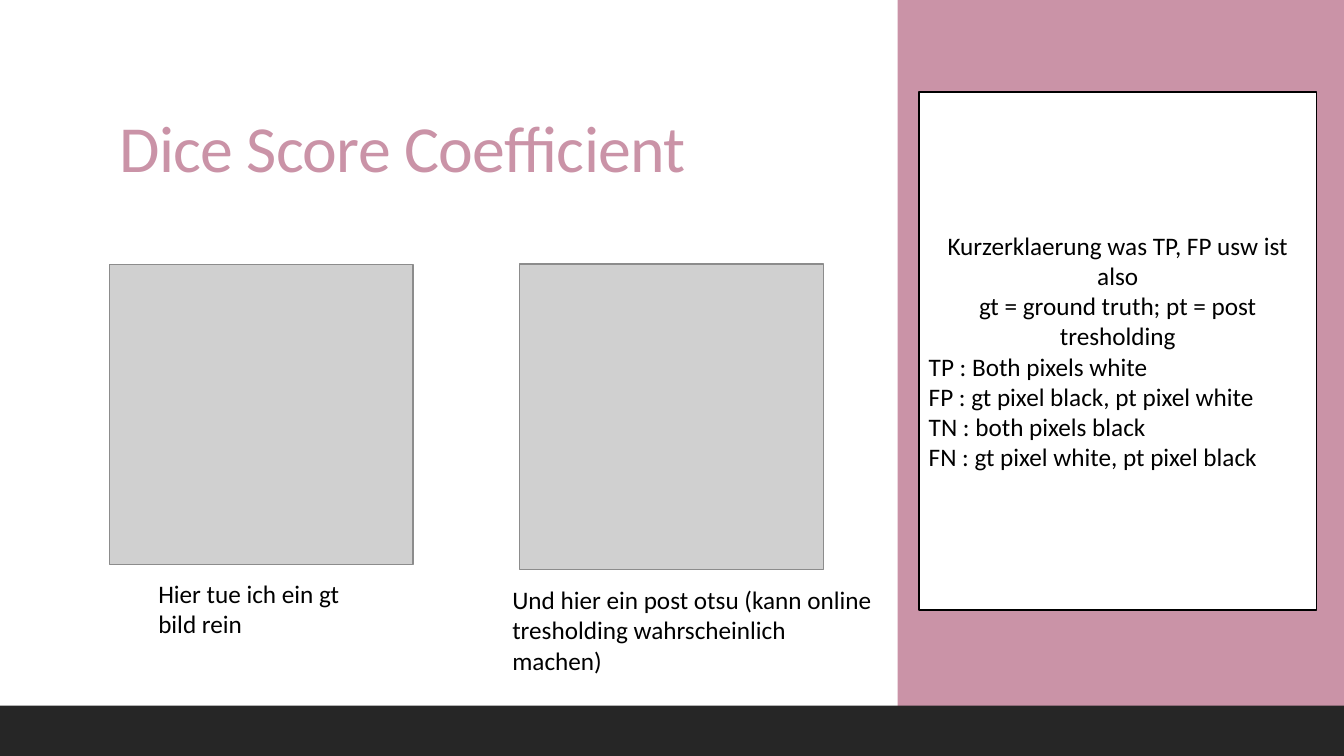
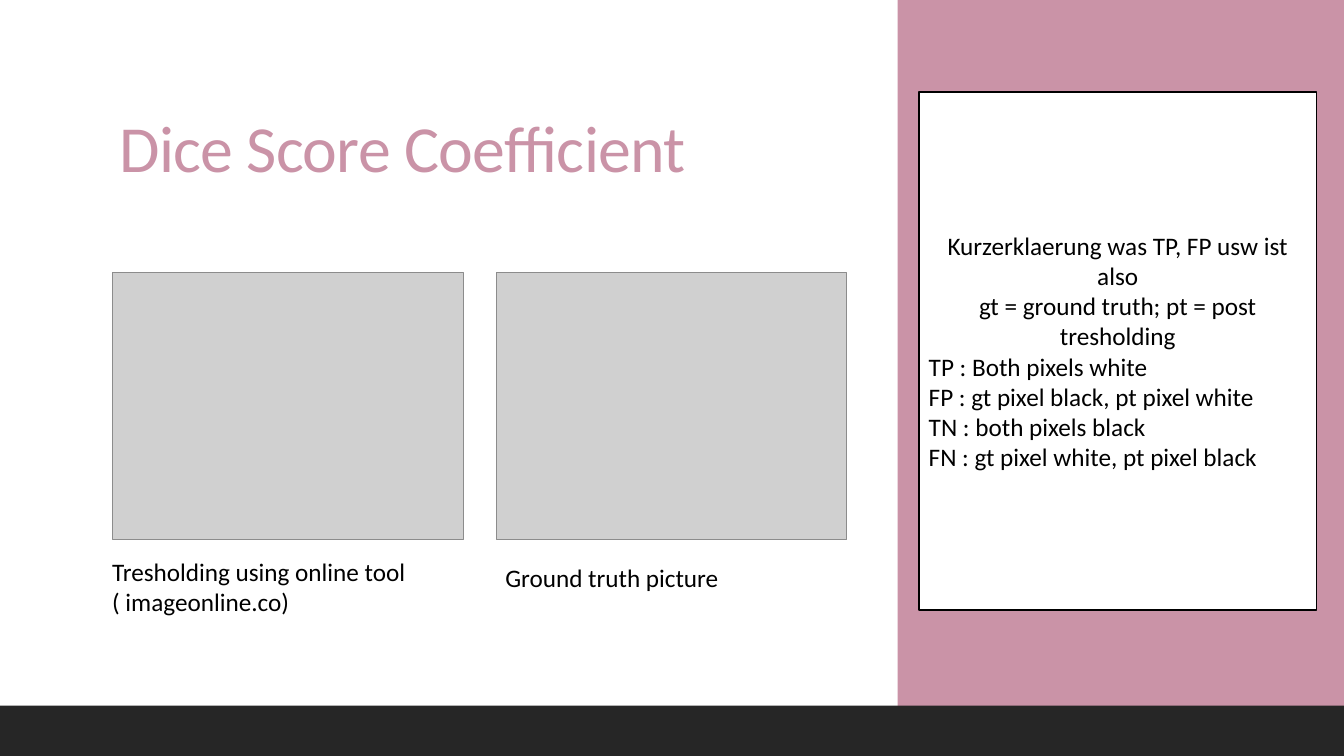
Before and after one commit to datascience-mobi-2022/2022-topic-01-team-04, a slide deck: slide 6 of presentation/layout.pptx. Drawn at 1344x756 pixels with LibreOffice and Linux fonts; fonts in the diff are those of the drawing; grey boxes stand for pictures. Boxes give left, top, right and bottom in pixels: in the first picture for what was removed or moved away, otherwise in the second. Text is boxed around its words. In the diff, an @@ line names an element or a change of style, - is before the commit and + after.

```diff
--- a/presentation/layout.pptx
+++ b/presentation/layout.pptx
@@ picture: place and size @@
-picture at box(109, 264, 412, 565)
+picture at box(113, 272, 464, 539)
@@ picture: place and size @@
-picture at box(520, 264, 825, 570)
+picture at box(496, 272, 847, 539)
@@ text at box(112, 563, 406, 616): text changed @@
-Hier tue ich ein gt bild rein
+Tresholding using online tool
+( imageonline.co)
@@ text added at box(505, 569, 718, 591), 18 pt, text #000000 @@
+Ground truth picture
@@ text removed at box(512, 590, 871, 674) @@
-Und hier ein post otsu (kann online tresholding wahrscheinlich machen)
```
